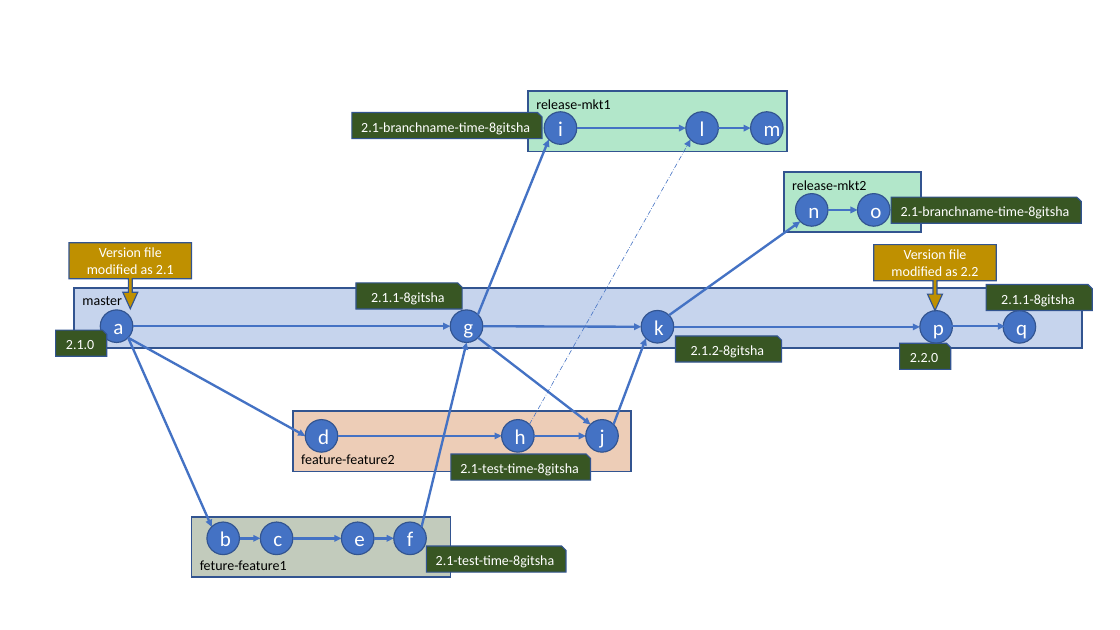
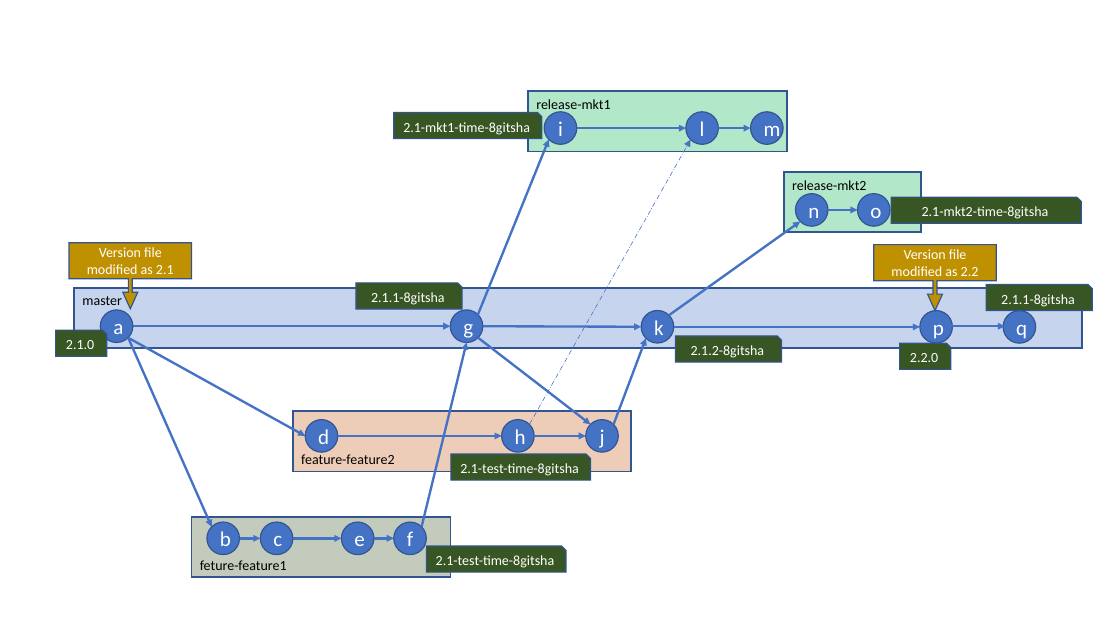
Before and after one commit to ZeroWasteTeam/Documentation, a slide deck: slide 5 of BranchingStratergy.pptx. Drawn at 1120x630 pixels with LibreOffice and Linux fonts; fonts in the diff are those of the drawing. Boxes give left, top, right and bottom in pixels: in the first picture for what was removed or moved away, otherwise in the second. Text is boxed around its words. In the diff, an @@ line names an element or a change of style, - is before the commit and + after.

```diff
--- a/BranchingStratergy.pptx
+++ b/BranchingStratergy.pptx
@@ snip rect "2.1-mkt1-time-8gitsha": place and size @@
-snip rect "2.1-mkt1-time-8gitsha" at (352,113,542,139)
+snip rect "2.1-mkt1-time-8gitsha" at (394,113,542,139)
@@ text in snip rect at (403,122,530,135): text changed @@
-2.1-branchname-time-8gitsha
+2.1-mkt1-time-8gitsha
@@ text in snip rect at (922,206,1049,219): text changed @@
-2.1-branchname-time-8gitsha
+2.1-mkt2-time-8gitsha
```
Also in this commit, not shown: 1 other file.
